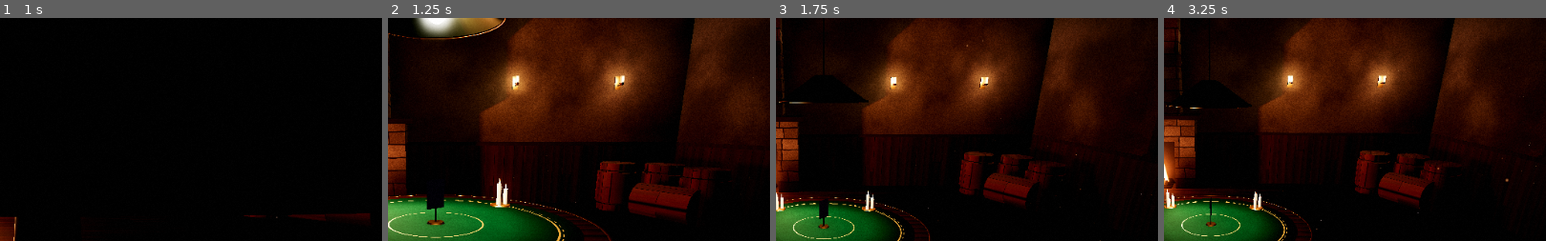
Above: before the commit, frames 1-4 (left to right).
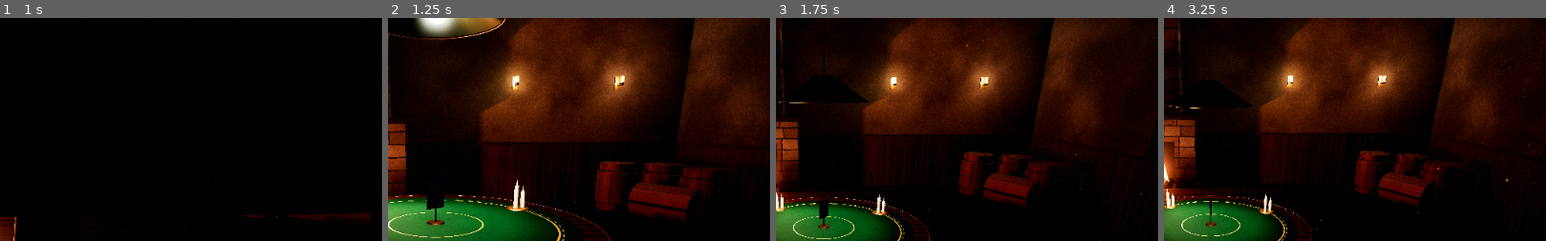
Above: after the commit, the same moments.

Repository: BoAsir/liars-tavern
Game: Godot game, scene res://src/ui/main.tscn
Same seed, same stepped clock (60 frames per second), same inputs: the game is played once before the commit and once after it.
Inputs (mouse positions are % of the whole screen's width and height, from its top left):
- Up to frame 1 (1 s): click (22, 33) at 0.52 s; type "12" at 0.6 s; click (17, 45) at 0.75 s; type "12" at 0.83 s; click (19, 78) at 0.98 s
- Up to frame 2 (1.25 s): type "12" at 1.07 s
- Up to frame 3 (1.75 s): tap Enter (ui_accept) at 1.25, 1.52 s; move the mouse to (72, 45) at 1.27 s; hold Right (ui_right) from 1.28 s (still down); hold Shift from 1.28 s (still down); click (72, 45) at 1.42 s
- Up to frame 4 (3.25 s): release Right (ui_right) at 2 s; release Shift at 2 s; drag from (30, 55) to (45, 70) at 2.02 s; move the mouse to (60, 28) at 2.77 s; hold Right (ui_right) from 2.78 s (still down); tap Ctrl at 2.85 s
The pictures show only the part of the screen within x 44-94%, y 8-58%; the shares and areas given below are measured in that part.

Frame 1 is identical in both runs. In frame 2, 0.7% of the frame differs, in the area x 26-37%, y 71-87%; in frame 3, 0.4%; in frame 4, 0.4%.

Commit message:
fix: 终审修正(侧座翻牌机位不丢牌、观战机位避开吊灯、烛台让开 3 人局左轮、离座时收起自己的气泡、确认框锁住键盘焦点、等待厅/主菜单不抢说明书焦点、切屏熄灭补光、发现报文 open 字段校验类型、广播健康只看必达目标、设置测试每进程独立文件、导演节奏常量化并被预算测试读取) test: 房主回合计时真实接线、广播健康判定、HUD 出局/离座可见性、牌桌退场只收自己的铭牌(含变异验证)

Diff:
--- a/src/net/discovery.gd
+++ b/src/net/discovery.gd
@@ -63,16 +63,19 @@
 	if _sender == null or not _announce.is_valid():
 		return
 	var payload := RoomList.encode(_announce.call())
+	var addresses := Array(IP.get_local_addresses())
+	var health_targets := Lan.health_targets(addresses)
 	var lan_sent := 0
 	var last_error := OK
-	for target in Lan.broadcast_targets(Array(IP.get_local_addresses())):
+	for target in Lan.broadcast_targets(addresses):
 		for port in Protocol.discovery_ports():
 			var err := _send(target, port, payload)
 			if err != OK:
 				last_error = err
-			elif target != Lan.LOOPBACK:
+			elif health_targets.has(target):
 				lan_sent += 1
-	# 定向广播地址按 /24 推测,发不出去很常见,不逐个告警;只看这一轮有没有发到局域网
+	# 推测的定向广播地址发不出去很常见,不逐个告警;健康度只看必定在本链路上的目标是否发成功
+	# (经网关转发的宽前缀推测地址即使"发送成功",局域网也未必收到,不能算数)
 	_record_tick(lan_sent > 0, last_error)
 
 
--- a/src/net/lan.gd
+++ b/src/net/lan.gd
@@ -88,9 +88,16 @@
 	return targets
 
 
-static func primary_broadcast_targets() -> Array:
-	# 必定有效的目标;broadcast_targets 里其余的都是推测,发送失败属正常
-	return [GLOBAL_BROADCAST, LOOPBACK]
+static func health_targets(addresses: Array) -> Array:
+	# 用来判断"广播是否真的到了局域网"的目标:只算路由器绝不会转发的那些。
+	# 全局广播与每块网卡最窄的子网推测(/24,链路本地 /16)肯定在本链路上;
+	# 更宽的推测地址可能落在子网之外,系统会当普通单播交给网关,发送成功不代表局域网收到
+	var out := [GLOBAL_BROADCAST]
+	for ip in addresses:
+		var guesses := directed_broadcasts(ip)
+		if not guesses.is_empty() and not out.has(guesses[0]):
+			out.append(guesses[0])
+	return out
 
 
 static func directed_broadcasts(ip: String) -> Array:
--- a/src/net/room_list.gd
+++ b/src/net/room_list.gd
@@ -40,7 +40,10 @@
 		return {}
 	if not _counts_valid(out["players"], out["max"]):
 		return {}
-	out["open"] = parsed.get("open", true) == true
+	var open = parsed.get("open", true)
+	if not open is bool:
+		return {}  # 和其他字段一样按类型丢弃:非 bool 与 bool 比较在 GDScript 里是运行时错误
+	out["open"] = open
 	return out
 
 
--- a/src/ui/lobby/lobby.gd
+++ b/src/ui/lobby/lobby.gd
@@ -43,9 +43,11 @@
 
 func _focus_default() -> void:
 	# 默认焦点落在主操作上:房主「开始游戏」(凑齐前是灰的),客人「准备」。
-	# 延迟执行时可能已被切走(同一帧里开局),不在树内就不抢
-	if is_inside_tree():
-		(_start_button if _start_button != null else _ready_button).grab_focus()
+	# 延迟执行时可能已被切走(同一帧里开局),不在树内就不抢;
+	# 说明书开着时也不抢:它靠握着焦点挡住回车/空格,抢走后按键会在它背后切换准备
+	if not is_inside_tree() or app.is_rules_open():
+		return
+	(_start_button if _start_button != null else _ready_button).grab_focus()
 
 
 func _exit_tree() -> void:
--- a/src/ui/main.gd
+++ b/src/ui/main.gd
@@ -186,3 +186,5 @@
 	# 旧屏幕的演出可能停在半路(举枪紧张、中弹染红、镜头变焦):共享的后处理与镜头统一回到平静
 	post_fx.reset(VIEW_RESET_TIME)
 	tavern.camera_rig.set_fov(_default_fov, VIEW_RESET_TIME)
+	# 胜者特写留下的补光也要灭掉;进牌桌时开场运镜会马上重新点亮
+	tavern.camera_rig.set_fill(0.0, VIEW_RESET_TIME)
--- a/src/ui/main_menu/main_menu.gd
+++ b/src/ui/main_menu/main_menu.gd
@@ -46,7 +46,7 @@
 func _focus_default() -> void:
 	# 默认焦点:还没有名号就先填名号,有了就落在「开设房间」,纯键盘也能直接操作。
 	# 延迟执行时可能已被切走(如调试开关直接建房),不在树内就不抢
-	if not is_inside_tree():
+	if not is_inside_tree() or app.is_rules_open():
 		return
 	if _name_edit.text == "":
 		_name_edit.grab_focus()
--- a/src/ui/table/table_director.gd
+++ b/src/ui/table/table_director.gd
@@ -8,6 +8,8 @@
 
 const BUBBLE_KEY := "bubble:%d"   # WorldLabels 里他人对话气泡的键
 const BUBBLE_ABOVE_PLATE := -66.0  # 他人气泡挂在铭牌正上方(屏幕像素),不压住名字
+const SEAT_RETURN := 0.45          # 新一局前镜头回座的时长(强制验证为真话时没有开枪段)
+const SPECTATOR_SEAT_FACTOR := 1.6 # 观战者回俯视机位要走更远,时长按此倍数
 const INTRO_MOVE := Pacing.INTRO - 0.1   # 开局运镜到越肩机位的时长(须在房主给的开场预算之内)
 
 var screen: Node        # TableScreen
@@ -66,7 +68,7 @@
 	screen.begin_round(ev["round"])
 	if not _at_seat:
 		# 强制验证为真话时没有开枪段,镜头还停在翻牌机位
-		await back_to_seat(0.45)
+		await back_to_seat(SEAT_RETURN)
 	hud.set_target(ev["target"], ev["round"])
 	await cards.sweep()
 	hud.announce("第 %d 局" % ev["round"], UiTheme.BRASS_BRIGHT, "目标牌 ·「%s」" % Card.NAMES[ev["target"]], 0.9)
@@ -263,7 +265,7 @@
 func back_to_seat(duration: float) -> void:
 	_at_seat = true
 	if spectator:
-		await rig.move_to(world.overview_view(), duration * 1.6).finished
+		await rig.move_to(world.overview_view(), duration * SPECTATOR_SEAT_FACTOR).finished
 		hud.set_away_from_seat(false)
 		return
 	rig.set_fill(TableWorld.SEAT_FILL_LIGHT, duration)
@@ -275,6 +277,8 @@
 
 func _leave_seat() -> void:
 	_at_seat = false
+	# 收起自己的气泡:按钮行一藏,气泡会掉到翻牌行正上方,盖住刚翻开的牌
+	hud.clear_my_bubble()
 	hud.set_away_from_seat(true)
 	rig.parallax_enabled = false
 	rig.set_fill(0.0, 0.5)
--- a/src/ui/table/table_hud.gd
+++ b/src/ui/table/table_hud.gd
@@ -328,11 +328,15 @@
 	_announce_box.offset_bottom = y_offset
 
 
-func my_bubble(text: String, color := UiTheme.INK) -> void:
-	# 自己的声称 /「骗子!」:越肩镜头下自己头顶在画面外,改在出牌按钮行上方居中弹出;新的一句顶掉旧的
+func clear_my_bubble() -> void:
 	for old in _bubble_anchor.get_children():
 		_bubble_anchor.remove_child(old)
 		old.queue_free()
+
+
+func my_bubble(text: String, color := UiTheme.INK) -> void:
+	# 自己的声称 /「骗子!」:越肩镜头下自己头顶在画面外,改在出牌按钮行上方居中弹出;新的一句顶掉旧的
+	clear_my_bubble()
 	var bubble := SpeechBubble.new(text, color)
 	_bubble_anchor.add_child(bubble)
 	# 底边中点贴住锚点底边(留出小三角),随文字宽度向两侧、向上长
--- a/src/ui/widgets/confirm_overlay.gd
+++ b/src/ui/widgets/confirm_overlay.gd
@@ -41,13 +41,17 @@
 	row.alignment = BoxContainer.ALIGNMENT_CENTER
 	row.add_theme_constant_override("separation", 16)
 	box.add_child(row)
+	var buttons: Array[Button] = []
 	if _cancel_text != "":
 		var cancel := UiTheme.button(_cancel_text)
 		cancel.pressed.connect(_close.bind(false))
 		row.add_child(cancel)
+		buttons.append(cancel)
 	var ok := UiTheme.button(_confirm_text, true)
 	ok.pressed.connect(_close.bind(true))
 	row.add_child(ok)
+	buttons.append(ok)
+	_trap_focus(buttons)
 	_take_focus.call_deferred(ok)
 	modulate.a = 0.0
 	create_tween().tween_property(self, "modulate:a", 1.0, 0.18)
@@ -66,6 +70,21 @@
 		_close(false)
 	elif event is InputEventKey:
 		get_viewport().set_input_as_handled()
+
+
+func _trap_focus(buttons: Array[Button]) -> void:
+	# 确认框和背后的屏幕共用一个根控件,Tab/方向键默认会把焦点挪到屏幕的按钮上去;
+	# 把每个按钮的焦点邻居都指回框内,键盘就出不去了
+	for i in buttons.size():
+		var button := buttons[i]
+		var next := buttons[(i + 1) % buttons.size()]
+		var prev := buttons[(i - 1 + buttons.size()) % buttons.size()]
+		button.focus_next = button.get_path_to(next)
+		button.focus_previous = button.get_path_to(prev)
+		button.focus_neighbor_right = button.get_path_to(next)
+		button.focus_neighbor_left = button.get_path_to(prev)
+		button.focus_neighbor_top = button.get_path_to(button)
+		button.focus_neighbor_bottom = button.get_path_to(button)
 
 
 func _take_focus(button: Button) -> void:
--- a/src/world/card_table.gd
+++ b/src/world/card_table.gd
@@ -8,6 +8,10 @@
 
 const DEAL_STAGGER := 0.055
 const DEAL_FLIGHT := 0.32
+const DEAL_TAIL := 0.05            # 最后一张落定后再等的余量
+const SWEEP_JITTER := 0.12         # 收牌时每张随机多飞的上限
+const TARGET_FLIP_HALF := 0.16     # 目标牌翻面:压扁 / 弹回各一段
+const TARGET_GLOW := 0.9           # 目标牌揭示后的辉光淡出(与回弹并行,决定整段时长)
 const PLAY_FLIGHT := 0.42
 const SWEEP_FLIGHT := 0.4
 const LIFT_HOVER := 0.012
@@ -68,11 +72,11 @@
 		return
 	sfx.emit("flip")
 	var tween := create_tween()
-	tween.tween_property(_target_card, "scale", Vector3(0.05, 1.0, 1.0), 0.16).set_trans(Tween.TRANS_SINE)
+	tween.tween_property(_target_card, "scale", Vector3(0.05, 1.0, 1.0), TARGET_FLIP_HALF).set_trans(Tween.TRANS_SINE)
 	tween.tween_callback(_target_card.set_both_faces.bind(kind))
-	tween.tween_property(_target_card, "scale", Vector3(1.25, 1.0, 1.25), 0.16).set_trans(Tween.TRANS_SINE)
+	tween.tween_property(_target_card, "scale", Vector3(1.25, 1.0, 1.25), TARGET_FLIP_HALF).set_trans(Tween.TRANS_SINE)
 	tween.tween_property(_target_card, "scale", Vector3.ONE, 0.25).set_trans(Tween.TRANS_ELASTIC).set_ease(Tween.EASE_OUT)
-	tween.parallel().tween_method(_target_card.set_glow.bind(Color(1.0, 0.8, 0.35)), 1.6, 0.0, 0.9)
+	tween.parallel().tween_method(_target_card.set_glow.bind(Color(1.0, 0.8, 0.35)), 1.6, 0.0, TARGET_GLOW)
 	await tween.finished
 
 
@@ -154,7 +158,7 @@
 			if r < count:
 				_deal_one(pid, r, count, my_hand, delay)
 				delay += DEAL_STAGGER
-	await get_tree().create_timer(delay + DEAL_FLIGHT + 0.05).timeout
+	await get_tree().create_timer(delay + DEAL_FLIGHT + DEAL_TAIL).timeout
 	_layout_mine(0.15)
 	for pid in held:
 		_layout_held(pid, 0.15)
@@ -298,7 +302,7 @@
 			continue
 		card.reparent(self, true)
 		tween = card.fly_to(Transform3D(Basis(Vector3.BACK, PI).scaled(Vector3.ONE * 0.2), stand_position()),
-			SWEEP_FLIGHT + randf() * 0.12, 0.1, 1.2)
+			SWEEP_FLIGHT + randf() * SWEEP_JITTER, 0.1, 1.2)
 		tween.tween_callback(card.queue_free)
 	if tween != null:
 		await tween.finished
--- a/src/world/table_world.gd
+++ b/src/world/table_world.gd
@@ -12,6 +12,9 @@
 const THIRD_PERSON_SIDE := 0.55
 const SEAT_FILL_LIGHT := 0.9   # 越肩机位的补光强度(CameraRig.fill_light)
 const LOBBY_SHIFT := 0.95      # 等待厅机位向右平移(米)
+# 翻牌机位朝出牌者偏转的权重(0 = 只看翻牌行,1 = 只看出牌者头部)
+const REVEAL_LIAR_WEIGHT_FRONT := 0.35
+const REVEAL_LIAR_WEIGHT_SIDE := 0.2
 
 var tavern: Tavern
 var cards: CardTable
@@ -174,8 +177,9 @@
 
 
 func overview_view() -> Transform3D:
-	# 观战机位:从自己座位后上方俯看整桌,越过自己(倒下的)角色的头顶
-	var pos := Vector3(0, 2.7, 2.4)
+	# 观战机位:从自己座位后上方俯看整桌,越过自己(倒下的)角色的头顶;
+	# 高度压在吊灯罩之下,否则对面玩家的脸会被灯罩挡住
+	var pos := Vector3(0, 2.3, 2.7)
 	return Transform3D(Basis.looking_at(Vector3(0, SeatLayout.TABLE_TOP, -0.25) - pos, Vector3.UP), pos)
 
 
@@ -186,13 +190,14 @@
 
 
 func reveal_view(liar_pid: int) -> Transform3D:
-	# 俯看本机座位前的翻牌行,同时把出牌者(被翻牌的人)的脸收进画面:对面座位少转一点,侧座多转一点
+	# 俯看本机座位前的翻牌行,同时尽量把出牌者(被翻牌的人)的脸收进画面。
+	# 翻牌行必须完整在画面里:侧座时镜头只能少转一点,否则牌会掉出画面下缘
 	var pos := Vector3(0, 1.42, 1.05)
 	var target := Vector3(0, 0.86, 0.0)
 	if liar_pid != my_pid and seat_angles.has(liar_pid):
 		var sideways := absf(sin(float(seat_angles[liar_pid])))
 		var row := Vector3(0, SeatLayout.TABLE_TOP, CardTable.REVEAL_Z)
-		target = row.lerp(head_position(liar_pid), lerpf(0.35, 0.5, sideways))
+		target = row.lerp(head_position(liar_pid), lerpf(REVEAL_LIAR_WEIGHT_FRONT, REVEAL_LIAR_WEIGHT_SIDE, sideways))
 	return Transform3D(Basis.looking_at(target - pos, Vector3.UP), pos)
 
 
--- a/src/world/tavern.gd
+++ b/src/world/tavern.gd
@@ -218,7 +218,8 @@
 
 func _build_candles() -> void:
 	var top_y := SeatLayout.TABLE_TOP
-	for spec in [[PI * 0.76, 3, 1.0], [PI * 1.24, 2, 7.0]]:
+	# 角度避开各座位的左轮摆放位置(3 人局 240° 座位的枪原本会穿过第二个烛台)
+	for spec in [[PI * 0.76, 3, 1.0], [PI * 1.31, 2, 7.0]]:
 		var base := SeatLayout.direction(spec[0]) * 0.7 + Vector3(0, top_y, 0)
 		var holder := MeshKit.pivot(self, base, "Candles")
 		MeshKit.add(holder, MeshKit.cylinder(0.07, 0.08, 0.012, 24), WorldMaterials.brass(), Vector3(0, 0.006, 0))
--- a/tests/test_discovery.gd
+++ b/tests/test_discovery.gd
@@ -63,14 +63,19 @@
 	var old_menu: Node = autofree(Node.new())
 	var new_menu: Node = autofree(Node.new())
 	var listening: bool = discovery.start_listening(new_menu)
+	if not listening:
+		pending("发现端口 47800-47803 全被占用(同机多开),本测试无法验证")
+		return
 	discovery.stop_listening(old_menu)
-	assert_eq(discovery.is_listening(), listening, "旧菜单迟到的 stop 不能关掉新菜单的监听")
+	assert_true(discovery.is_listening(), "旧菜单迟到的 stop 不能关掉新菜单的监听")
 	discovery.stop_listening(new_menu)
 	assert_false(discovery.is_listening())
 
 
 func test_stop_without_owner_always_stops():
 	var menu: Node = autofree(Node.new())
-	discovery.start_listening(menu)
+	if not discovery.start_listening(menu):
+		pending("发现端口 47800-47803 全被占用(同机多开),本测试无法验证")
+		return
 	discovery.stop_listening()
 	assert_false(discovery.is_listening())
--- /dev/null
+++ b/tests/test_discovery_broadcast.gd
@@ -0,0 +1,67 @@
+extends GutTest
+# Discovery._broadcast_once 的健康判定:只有必定在本链路上的目标(全局广播、每块网卡最窄的子网推测)
+# 发送成功才算"到了局域网";回环和经网关转发的宽前缀推测地址都不算。用桩替换 _send,不发真实报文。
+
+
+const DiscoveryScript := preload("res://src/net/discovery.gd")
+
+
+class StubDiscovery:
+	extends "res://src/net/discovery.gd"
+	# ok_targets:哪些目标地址"发送成功";其余返回失败
+	var ok_targets: Array = []
+	var sent: Array = []
+
+	func _send(target: String, _port: int, _payload: PackedByteArray) -> Error:
+		sent.append(target)
+		return OK if ok_targets.has(target) else FAILED
+
+
+var discovery: StubDiscovery
+
+
+func before_each():
+	discovery = StubDiscovery.new()
+	add_child_autofree(discovery)
+	discovery._sender = PacketPeerUDP.new()
+	discovery._announce = func(): return {"id": "t", "room": "测试", "host": "甲", "players": 1,
+		"max": Protocol.MAX_PLAYERS, "version": Protocol.VERSION, "port": Protocol.GAME_PORT, "open": true}
+
+
+func _tick(times: int) -> void:
+	for i in times:
+		discovery._broadcast_once()
+
+
+func test_only_loopback_succeeding_turns_unhealthy():
+	# macOS 未授权本地网络:只有 127.0.0.1 发得出去
+	discovery.ok_targets = [Lan.LOOPBACK]
+	_tick(DiscoveryScript.BROADCAST_FAIL_TICKS)
+	assert_false(discovery.is_broadcast_healthy())
+	assert_has(discovery.sent, Lan.LOOPBACK, "回环照常发送,同机实例还要靠它发现房间")
+
+
+func test_router_forwarded_wide_guesses_do_not_count_as_healthy():
+	# 宽前缀推测地址(如 192.168.255.255)会被当单播交给网关,"发送成功"不代表局域网收到
+	var addresses := Array(IP.get_local_addresses())
+	var wide := []
+	for target in Lan.broadcast_targets(addresses):
+		if target != Lan.LOOPBACK and not Lan.health_targets(addresses).has(target):
+			wide.append(target)
+	if wide.is_empty():
+		pass_test("本机没有可供推测的私网地址,无宽前缀目标可测")
+		return
+	discovery.ok_targets = wide + [Lan.LOOPBACK]
+	_tick(DiscoveryScript.BROADCAST_FAIL_TICKS)
+	assert_false(discovery.is_broadcast_healthy())
+
+
+func test_global_broadcast_success_keeps_healthy_and_recovers():
+	discovery.ok_targets = [Lan.LOOPBACK]
+	_tick(DiscoveryScript.BROADCAST_FAIL_TICKS)
+	assert_false(discovery.is_broadcast_healthy())
+	watch_signals(discovery)
+	discovery.ok_targets = [Lan.GLOBAL_BROADCAST, Lan.LOOPBACK]
+	_tick(1)
+	assert_true(discovery.is_broadcast_healthy(), "一次成功立即恢复")
+	assert_signal_emitted_with_parameters(discovery, "broadcast_health_changed", [true])
--- a/tests/test_lan.gd
+++ b/tests/test_lan.gd
@@ -64,10 +64,14 @@
 	assert_eq(Lan.broadcast_targets([]), ["255.255.255.255", "127.0.0.1"])
 
 
-func test_primary_targets_are_global_and_loopback_only():
-	# 其余定向广播都是推测目标:发送失败属正常,发现模块不必告警
-	assert_eq(Lan.primary_broadcast_targets(), ["255.255.255.255", "127.0.0.1"])
-	for target in Lan.primary_broadcast_targets():
+func test_health_targets_are_global_broadcast_plus_narrowest_guess_per_nic():
+	# 只有这些一定不经路由器:宽前缀的推测地址会被当单播交给网关,发成功不代表局域网收到
+	assert_eq(Lan.health_targets([]), ["255.255.255.255"])
+	assert_eq(Lan.health_targets(["192.168.1.20"]), ["255.255.255.255", "192.168.1.255"])
+	assert_eq(Lan.health_targets(["169.254.7.9"]), ["255.255.255.255", "169.254.255.255"])
+	assert_does_not_have(Lan.health_targets(["192.168.1.20"]), "127.0.0.1")
+	assert_does_not_have(Lan.health_targets(["192.168.1.20"]), "192.168.255.255")
+	for target in Lan.health_targets(["10.20.0.42"]):
 		assert_has(Lan.broadcast_targets(["10.20.0.42"]), target)
 
 
--- /dev/null
+++ b/tests/test_net_turn_timer.gd
@@ -0,0 +1,61 @@
+extends GutTest
+# 房主回合计时的真实接线(不是 Pacing 的纯函数):开局预算含开场运镜、断线只顺延不重置、剩余时间进公共状态。
+# 用一个离线的 NetworkManager 实例(不是 Net 自动加载):没有对端时 _is_connected 全为 false,不会真的发 RPC。
+
+
+const NetworkManagerScript := preload("res://src/net/network_manager.gd")
+const EPS := 0.05
+
+var net: Node
+
+
+func before_each():
+	net = NetworkManagerScript.new()
+	add_child_autofree(net)  # _ready 里创建计时器
+	net.is_host = true
+	net._session_active = true
+	var lobby := LobbyModel.new()
+	lobby.add_host("房主")
+	for id in [10, 11]:
+		lobby.add_member(id, "客%d" % id)
+		lobby.set_ready(id, true)
+	net._lobby = lobby
+
+
+func _guest_not_on_turn() -> int:
+	for pid in [10, 11]:
+		if net._gs.current_pid != pid:
+			return pid
+	return 10
+
+
+func test_first_turn_budget_includes_intro_and_round_started():
+	net.start_game()
+	var expected := Protocol.TURN_TIMEOUT + Pacing.INTRO + Pacing.ROUND_STARTED
+	assert_almost_eq(net._turn_timer.time_left, expected, EPS)
+	assert_almost_eq(net.last_public["turn_time_left"], expected, EPS, "公共状态里的剩余时间要和刚起的计时器一致")
+
+
+func test_bystander_disconnect_extends_instead_of_resetting():
+	net.start_game()
+	var before: float = net._turn_timer.time_left
+	net._on_peer_disconnected(_guest_not_on_turn())
+	assert_almost_eq(net._turn_timer.time_left, before + Pacing.ELIMINATED, EPS,
+		"非当前玩家断线只补上出局演出,不能把当前玩家的时间重置")
+	assert_almost_eq(net.last_public["turn_time_left"], net._turn_timer.time_left, EPS)
+
+
+func test_accepted_action_restarts_a_full_turn_from_the_batch_budget():
+	net.start_game()
+	var actor: int = net._gs.current_pid
+	net._handle_intent(actor, "play", [0])
+	var events := [{"type": "played", "pid": actor, "count": 1}, {"type": "turn", "pid": 0}]
+	assert_almost_eq(net._turn_timer.time_left, Protocol.TURN_TIMEOUT + Pacing.estimate(events), EPS,
+		"玩家行动后开场运镜的欠账已清零,新回合 = 30 秒 + 本批演出")
+
+
+func test_leave_resets_timer_and_public_time():
+	net.start_game()
+	net.leave()
+	assert_true(net._turn_timer.is_stopped())
+	assert_eq(net._anim_left, 0.0)
--- a/tests/test_pacing.gd
+++ b/tests/test_pacing.gd
@@ -1,11 +1,12 @@
 extends GutTest
 
-# 导演 _round_started 各段里的固定时长(与 table_director.gd / card_table.gd 中的字面量一致)
-const SEAT_RETURN := 0.45                 # 强制验证没有开枪段时先 back_to_seat(0.45)
-const SPECTATOR_SEAT_FACTOR := 1.6        # 观战者回俯视机位的时长倍数
-const SWEEP_JITTER := 0.12                # sweep 每张牌随机多飞的上限
-const TARGET_FLIP := 0.16 + 0.16 + 0.9    # set_target:翻面两段 + 与回弹并行的 0.9 秒辉光
-const DEAL_TAIL := 0.05
+# 导演 _round_started 各段的时长直接读代码里的常量:导演或牌桌改了节奏,这里的预算检查会跟着变
+const TableDirectorScript := preload("res://src/ui/table/table_director.gd")
+const SEAT_RETURN := TableDirectorScript.SEAT_RETURN
+const SPECTATOR_SEAT_FACTOR := TableDirectorScript.SPECTATOR_SEAT_FACTOR
+const SWEEP_JITTER := CardTable.SWEEP_JITTER
+const TARGET_FLIP := CardTable.TARGET_FLIP_HALF * 2 + CardTable.TARGET_GLOW
+const DEAL_TAIL := CardTable.DEAL_TAIL
 const FRAME_SLACK := 4.0 / 30.0           # 4 个 await 各可能晚一帧(按 30 fps 估)
 
 const CHALLENGE_BATCH := [
--- a/tests/test_settings.gd
+++ b/tests/test_settings.gd
@@ -2,7 +2,8 @@
 # Settings:玩家本地设置的读写(用临时文件,不碰真正的 user://settings.cfg)。
 
 
-const PATH := "user://test_settings_gut.cfg"
+# 每个进程一个文件、放在系统临时目录:并行跑两份测试不会互相覆盖,也不会落在玩家的存档目录里
+var PATH := OS.get_temp_dir().path_join("liars_tavern_settings_gut_%d.cfg" % OS.get_process_id())
 
 
 func before_each():
--- a/tests/test_table_hud.gd
+++ b/tests/test_table_hud.gd
@@ -56,3 +56,27 @@
 	assert_gt(bubble.size.x, 40.0)
 	assert_eq(bubble.pivot_offset, Vector2(bubble.size.x / 2.0, bubble.size.y))
 	assert_eq(bubble.mouse_filter, Control.MOUSE_FILTER_IGNORE)
+
+
+func test_eliminated_player_keeps_action_row_hidden_after_camera_returns():
+	# 出局后镜头每次离开/回座都会切 set_away_from_seat,按钮行必须一直藏着
+	hud.set_actions_visible(false)
+	hud.set_away_from_seat(true)
+	hud.set_away_from_seat(false)
+	assert_false(hud._action_row.visible)
+	assert_false(hud._hint.visible)
+
+
+func test_alive_player_action_row_hides_while_camera_is_away_and_returns():
+	hud.set_actions_visible(true)
+	hud.set_away_from_seat(true)
+	assert_false(hud._action_row.visible, "特写时收起按钮行,不挡角色")
+	hud.set_away_from_seat(false)
+	assert_true(hud._action_row.visible)
+	assert_true(hud._hint.visible)
+
+
+func test_clear_my_bubble_removes_pending_bubbles():
+	hud.my_bubble("骗子!")
+	hud.clear_my_bubble()
+	assert_eq(hud._bubble_anchor.get_child_count(), 0)
--- /dev/null
+++ b/tests/test_table_screen_exit.gd
@@ -0,0 +1,41 @@
+extends GutTest
+# 牌桌退场只收走自己挂的铭牌/气泡:切屏时新屏幕先 _ready、旧屏幕帧末才 _exit_tree,
+# 再来一局回到等待厅时,等待厅刚挂好的 lobby:* 铭牌必须留着。
+
+
+const TableScreenScript := preload("res://src/ui/table/table_screen.gd")
+
+
+class StubApp:
+	extends Node
+	var labels: WorldLabels
+
+
+var app: StubApp
+var screen: Node
+
+
+func before_each():
+	app = StubApp.new()
+	add_child_autofree(app)
+	app.labels = WorldLabels.new(null)
+	app.add_child(app.labels)
+	screen = TableScreenScript.new(app)
+	screen.names = {1: "房主", 2: "客人"}
+
+
+func _anchor() -> Vector3:
+	return Vector3.ZERO
+
+
+func test_exit_tree_untracks_only_table_keys():
+	app.labels.track("lobby:1", Label.new(), _anchor)
+	app.labels.track("lobby:2", Label.new(), _anchor)
+	app.labels.track(TableScreenScript.PLATE_KEY % 2, Label.new(), _anchor)
+	app.labels.track(TableDirector.BUBBLE_KEY % 2, Label.new(), _anchor)
+	screen._exit_tree()
+	assert_not_null(app.labels.get_node_for("lobby:1"), "等待厅的铭牌不能被牌桌退场清掉")
+	assert_not_null(app.labels.get_node_for("lobby:2"))
+	assert_null(app.labels.get_node_for(TableScreenScript.PLATE_KEY % 2))
+	assert_null(app.labels.get_node_for(TableDirector.BUBBLE_KEY % 2))
+	screen.free()
Not shown, added: tests/test_discovery_broadcast.gd.uid
Not shown, added: tests/test_net_turn_timer.gd.uid
Not shown, added: tests/test_table_screen_exit.gd.uid
